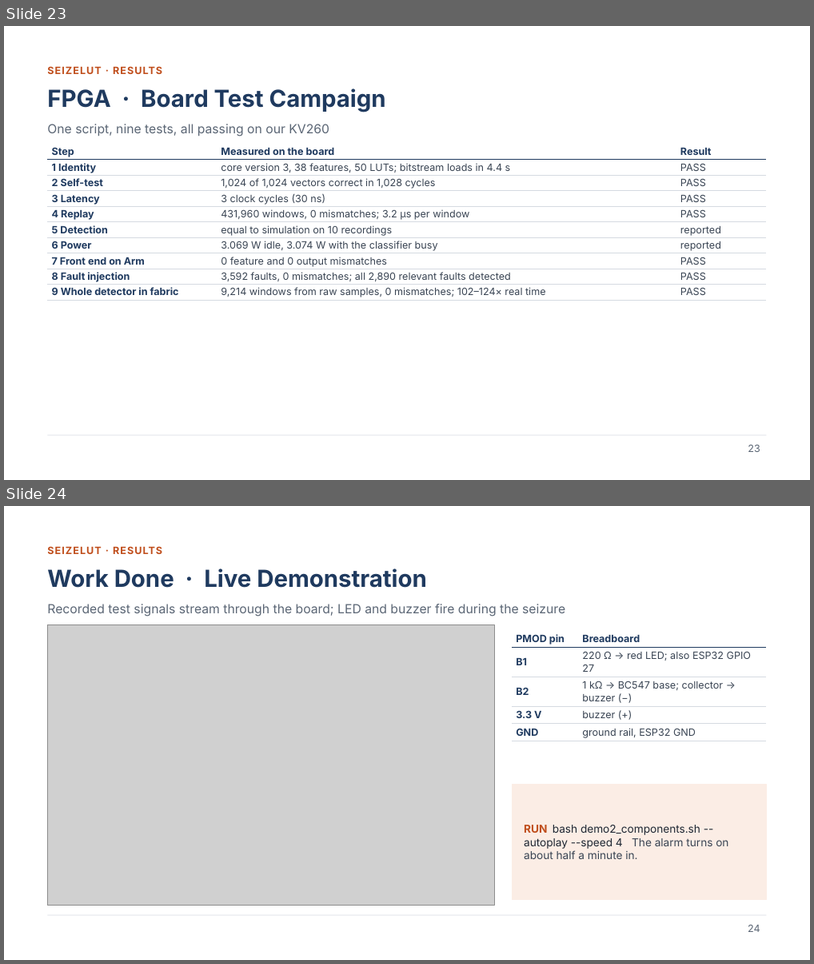
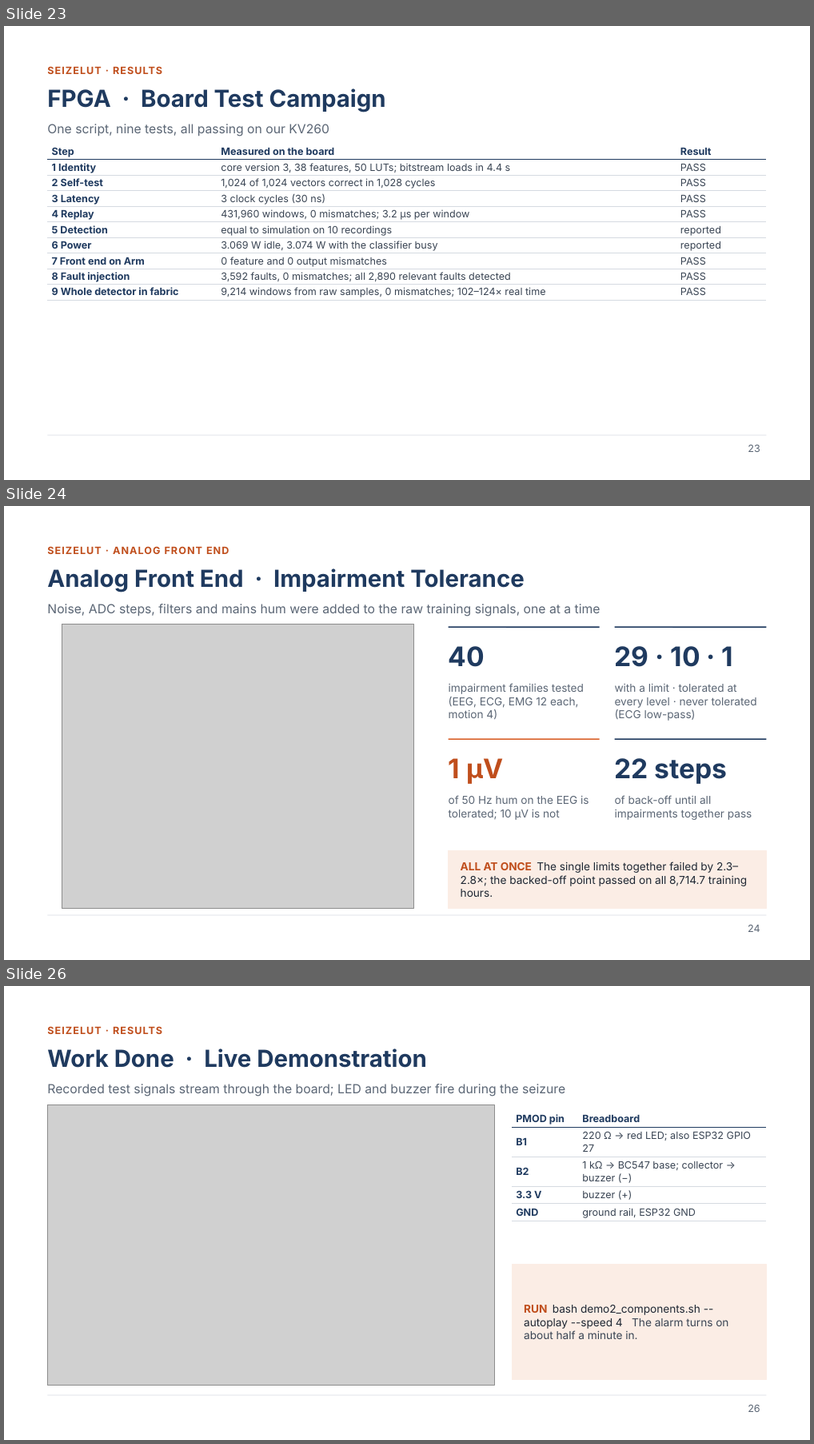
Before and after one commit to chaithr45/Final_year_proj, a slide deck: reports/ec418/out/SeizeLUT_EC418_Presentation.pptx. Shown one above the other, each under a label of ours: slides 23 and 24 before the commit, slides 23, 24 and 26 after it; the slides between them are not shown. The pictures are 814x964 and 814x1444 pixels, drawn with LibreOffice and Linux fonts; fonts in the diff are those of the drawing; grey boxes stand for pictures. Boxes give left, top, right and bottom in pixels: in the first picture for what was removed or moved away, otherwise in the second. Text is boxed around its words. In the diff, an @@ line names an element or a change of style, - is before the commit and + after.

```diff
--- a/reports/ec418/out/SeizeLUT_EC418_Presentation.pptx
+++ b/reports/ec418/out/SeizeLUT_EC418_Presentation.pptx
@@ slide 24 added at [4,506,810,960], background #FFFFFF; not listed: 1 template element that a slide beside it also shows @@
@@ text added at [47,546,229,554], 12 pt, text #C04E1C, bold @@
+SEIZELUT · ANALOG FRONT END
@@ title added at [47,568,524,592], 28 pt, text #1F3A5F, bold @@
+Analog Front End · Impairment Tolerance
@@ text added at [47,604,601,616], 15 pt, text #5B6675 @@
+Noise, ADC steps, filters and mains hum were added to the raw training signals, one at a time
@@ picture added at [62,624,414,908] @@
@@ line added from (449, 627) to (600, 627), #1F3A5F 1.5 pt @@
@@ text added at [449,646,485,667], 32 pt, text #1F3A5F, bold @@
+40
@@ line added from (615, 627) to (767, 627), #1F3A5F 1.5 pt @@
@@ text added at [615,646,734,667], 32 pt, text #1F3A5F, bold @@
+29 · 10 · 1
@@ text added at [449,683,584,719], 13 pt, text #5B6675 @@
+impairment families tested (EEG, ECG, EMG 12 each, motion 4)
@@ text added at [615,684,758,720], 13 pt, text #5B6675 @@
+with a limit · tolerated at every level · never tolerated (ECG low-pass)
@@ line added from (449, 739) to (600, 739), #D9622B 1.5 pt @@
@@ line added from (615, 739) to (767, 739), #1F3A5F 1.5 pt @@
@@ text added at [449,758,503,784], 32 pt, text #C04E1C, bold @@
+1 µV
@@ text added at [615,758,728,784], 32 pt, text #1F3A5F, bold @@
+22 steps
@@ text added at [449,795,589,820], 13 pt, text #5B6675 @@
+of 50 Hz hum on the EEG is tolerated; 10 µV is not
@@ text added at [615,795,752,820], 13 pt, text #5B6675 @@
+of back-off until all impairments together pass
@@ rectangle added at [449,851,767,908], fill #FBEDE5, outline #FBEDE5 1 pt @@
@@ text added at [461,861,747,896], 13 pt, text #1E2733 @@
+ALL AT ONCE The single limits together failed by 2.3–2.8×; the backed-off point passed on all 8,714.7 training hours.
@@ page number added at [748,924,761,932], 12 pt, text #5B6675 @@
+24
@@ what was slide 24 is now slide 26 @@
@@ page number at [748,1404,760,1412]: text changed @@
-24
+26
```
Also in this commit, not shown: 3 slides changed, 1 other slide added, 9 other files.
